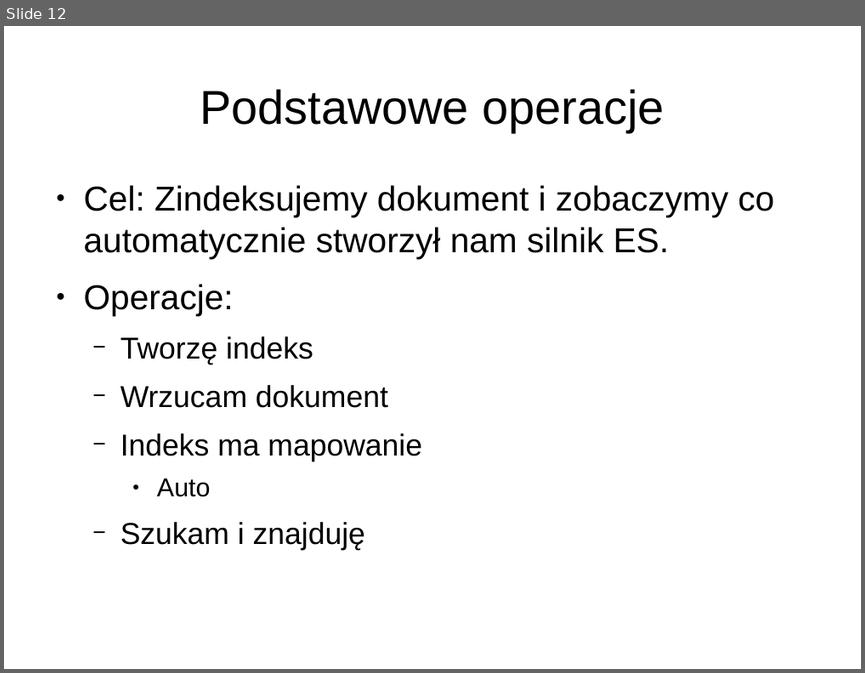
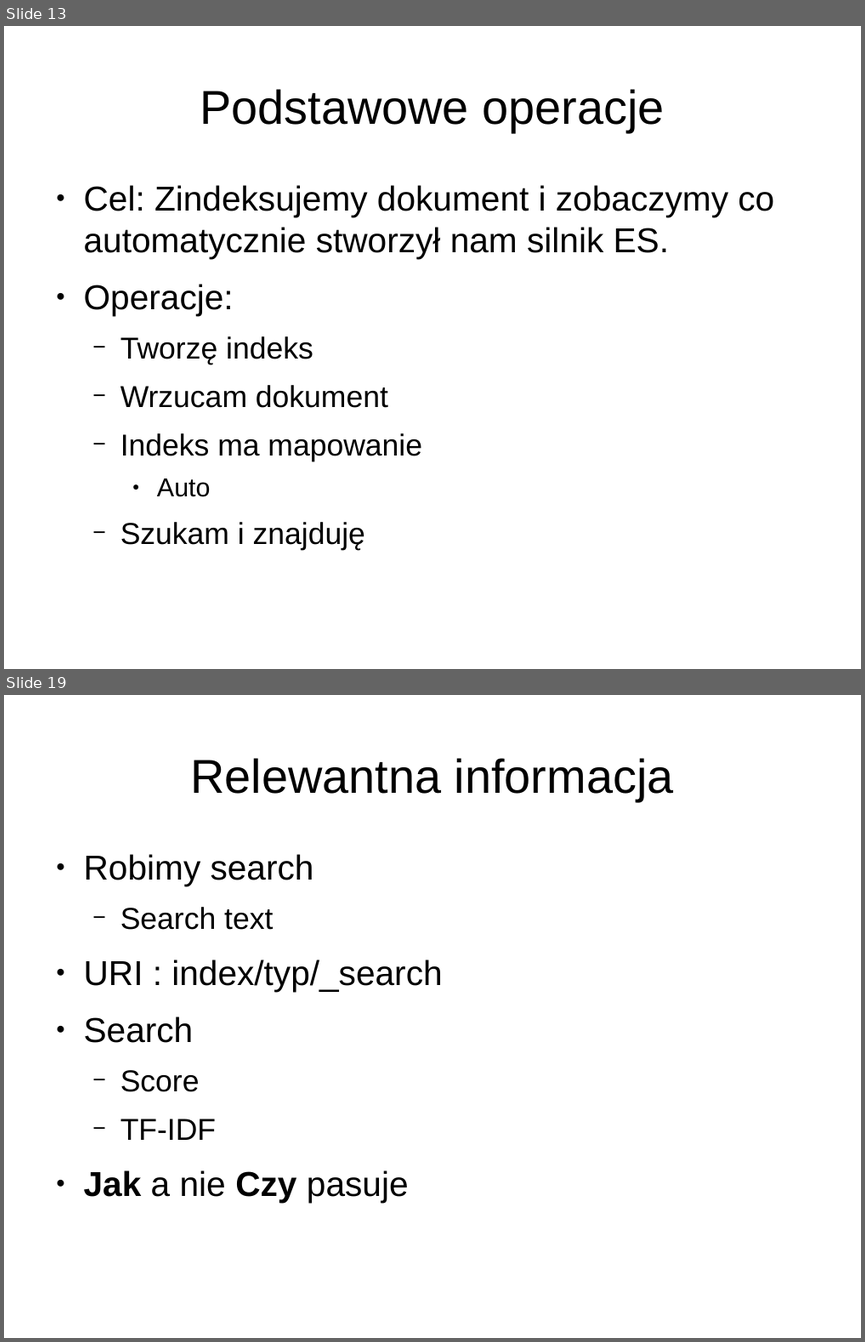
Before and after one commit to lukaszkuczynski/nieszukaj, a slide deck: znajduj.odp. Shown one above the other, each under a label of ours: slide 12 before the commit, slides 13 and 19 after it; the slides between them are not shown. The pictures are 865x673 and 865x1342 pixels, drawn with LibreOffice and Linux fonts; fonts in the diff are those of the drawing. Boxes give left, top, right and bottom in pixels: in the first picture for what was removed or moved away, otherwise in the second. Text is boxed around its words. In the diff, an @@ line names an element or a change of style, - is before the commit and + after.

```diff
--- a/znajduj.odp
+++ b/znajduj.odp
@@ slide 19 added at bbox=[4, 695, 861, 1338], background #FFFFFF @@
@@ title added at bbox=[191, 758, 674, 801], 44 pt, text #000000 @@
+Relewantna informacja
@@ text added at bbox=[84, 854, 442, 1202], 32 pt, text #000000 @@
+● Robimy search
+  − Search text
+● URI : index/typ/_search
+● Search
+  − Score
+  − TF-IDF
+● Jak a nie Czy pasuje
@@ what was slide 12 is now slide 13 @@
```
Also in this commit, not shown: 1 slide changed, 11 other slides added, 1 slide removed.
